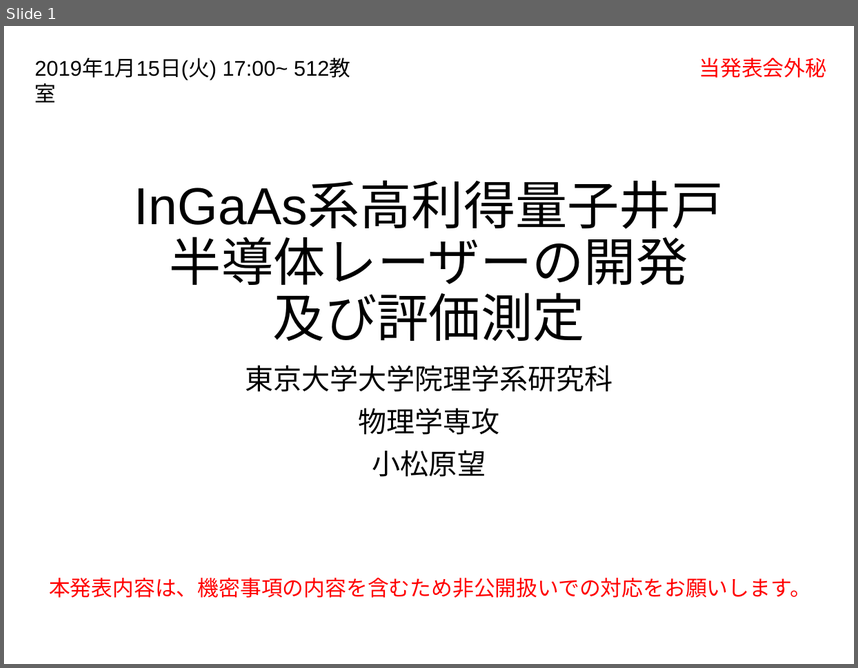
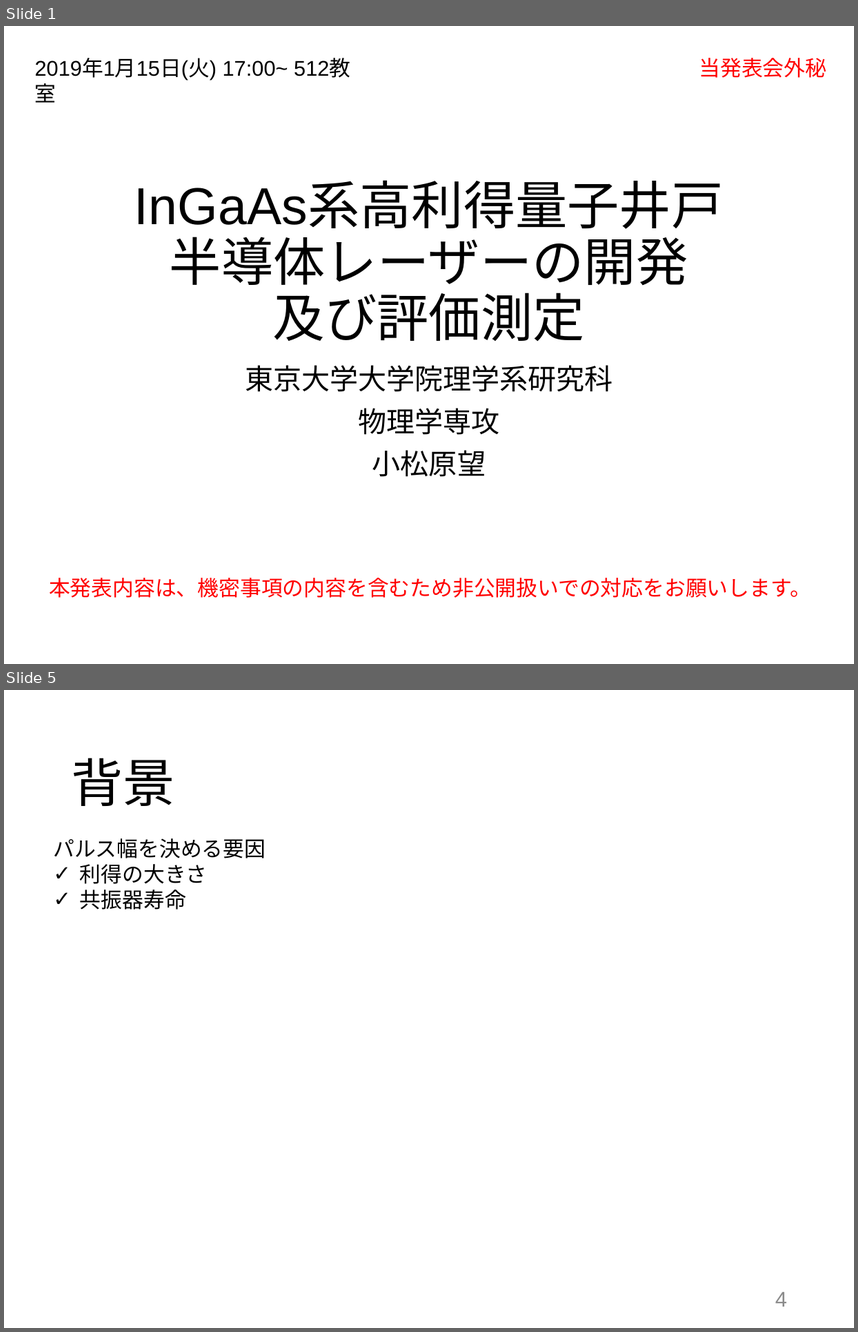
Before and after one commit to komatsubara/yakisaba, a slide deck: 修論/発表スライド/審査会スライド0105.pptx. Shown one above the other, each under a label of ours: slide 1 before the commit, slides 1 and 5 after it; the slides between them are not shown. The pictures are 858x668 and 858x1332 pixels, drawn with LibreOffice and Linux fonts; fonts in the diff are those of the drawing. Boxes give left, top, right and bottom in pixels: in the first picture for what was removed or moved away, otherwise in the second. Text is boxed around its words. In the diff, an @@ line names an element or a change of style, - is before the commit and + after.

```diff
--- a/修論/発表スライド/審査会スライド0105.pptx
+++ b/修論/発表スライド/審査会スライド0105.pptx
@@ slide 5 added at [4, 690, 854, 1328], background #FFFFFF @@
@@ title added at [71, 758, 175, 806], 44 pt, text #000000 @@
+背景
@@ text added at [53, 838, 266, 909], 18 pt, text #000000 @@
+パルス幅を決める要因
+✓ 利得の大きさ
+✓ 共振器寿命
@@ page number added at [775, 1292, 787, 1306], 18 pt, text #8C8C8C @@
+4
```
Also in this commit, not shown: 1 slide changed, 2 other slides added, 3 slides removed.
